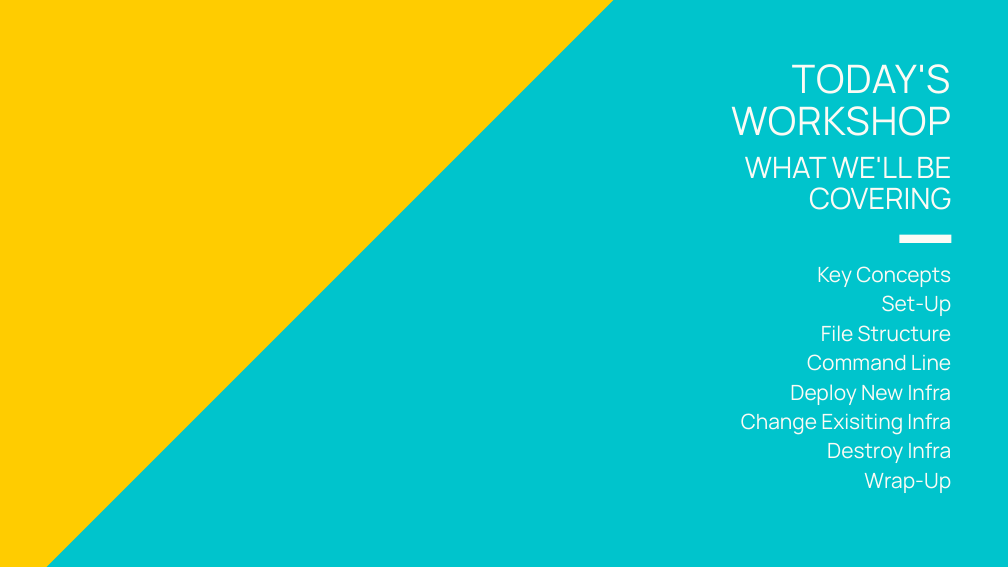
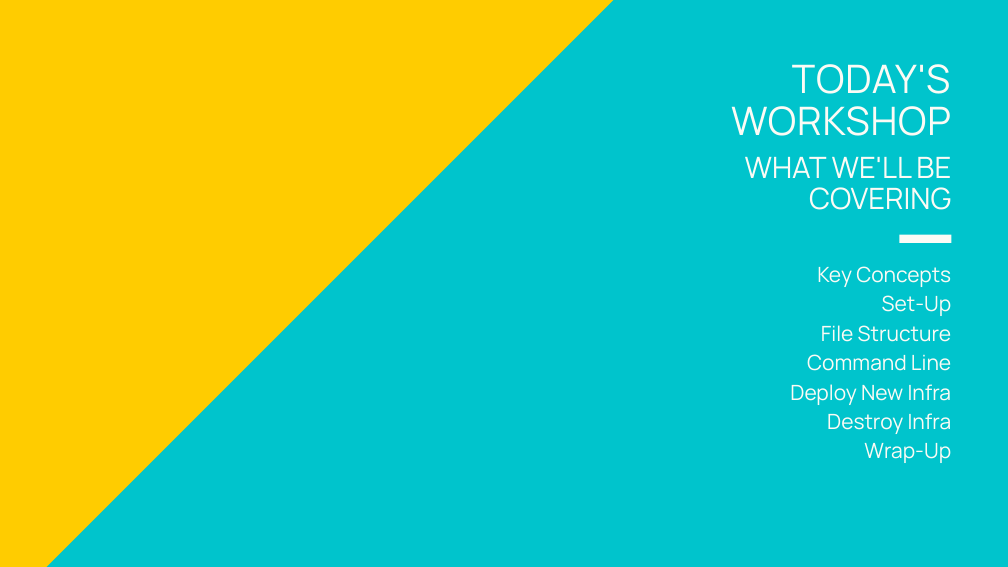
Before and after one commit to DevOps-Represent/terraform-workshop, a slide deck: slide 3 of facilitator/terraform-workshop-intro.pptx. Drawn at 1008x567 pixels with LibreOffice and Linux fonts; fonts in the diff are those of the drawing. Boxes give left, top, right and bottom in pixels: in the first picture for what was removed or moved away, otherwise in the second. Text is boxed around its words. In the diff, an @@ line names an element or a change of style, - is before the commit and + after.

```diff
--- a/facilitator/terraform-workshop-intro.pptx
+++ b/facilitator/terraform-workshop-intro.pptx
@@ text at (x1=741, y1=413, x2=951, y2=435): paragraph removed @@
-Change Exisiting Infra
```
Also in this commit, not shown: 1 other slide changed, 1 slide added, 2 other files.
